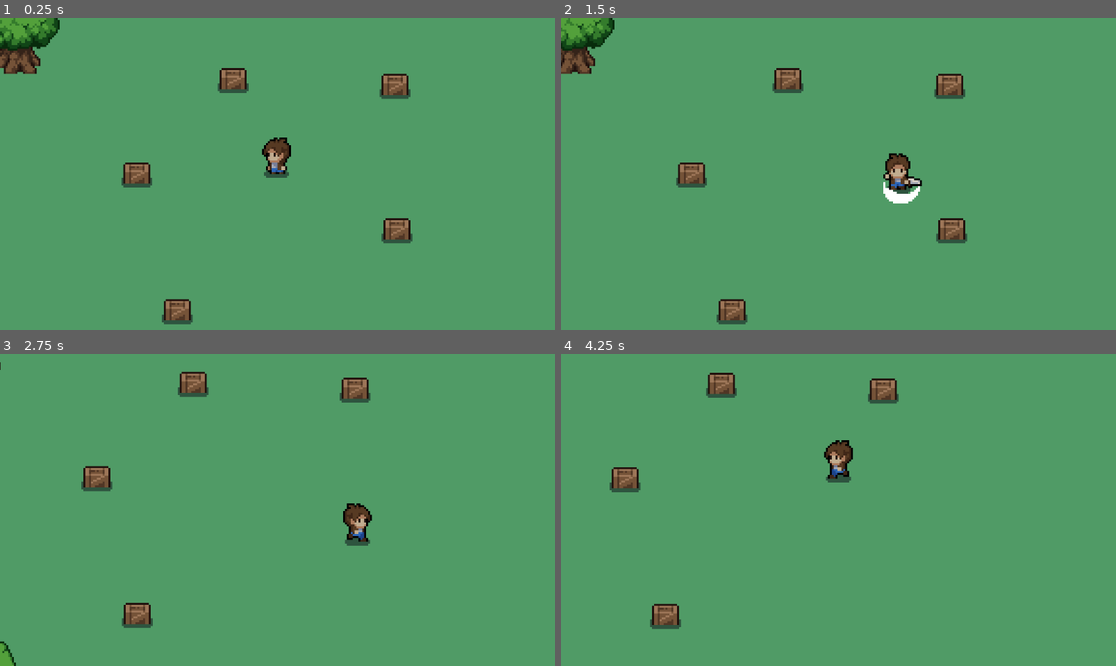
Above: before the commit, frames 1-4 (two rows, left to right).
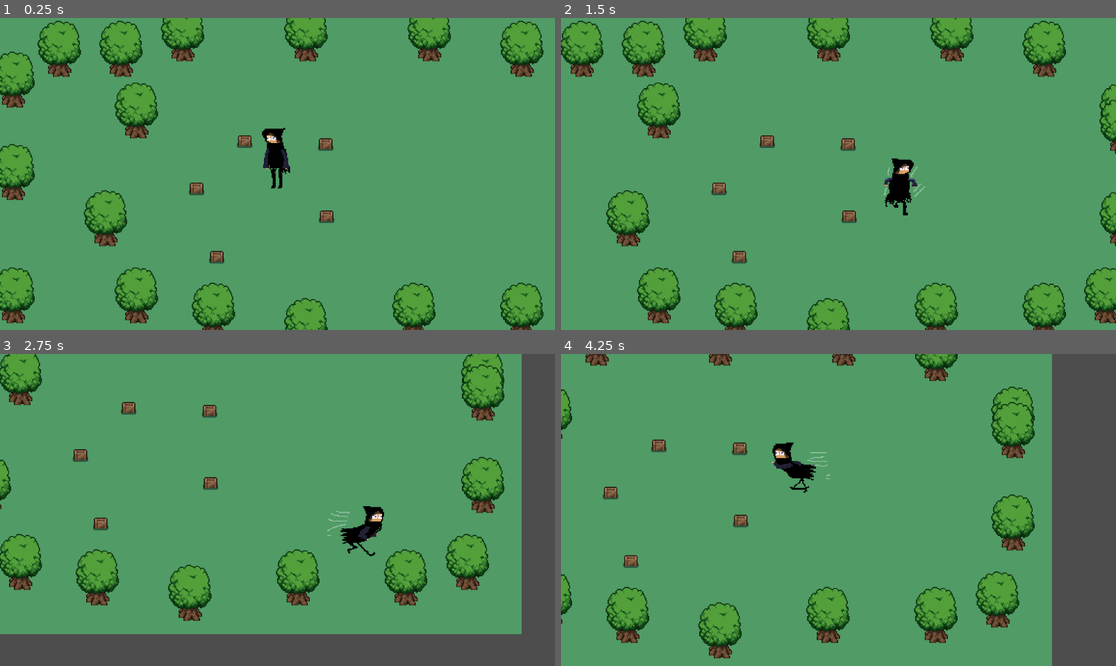
Above: after the commit, the same moments.

Repository: Powerkrieger/gmtk25
Game: Godot game, scene res://scenes/world_2d.tscn
The game is run twice, just before and just after one commit, with the same random seed, the same clock (stepped at 60 frames per second) and the same inputs.
Inputs (mouse positions are in pixels of both pictures, inside the frame that each line leads up to):
- Up to frame 1 (0.25 s): no input
- Up to frame 2 (1.5 s): move the mouse to (960, 158) at 0.52 s; hold D (right) 0.53-1.28 s; click (960, 158) at 0.6 s; move the mouse to (727, 189) at 1.27 s; hold S (down) from 1.28 s (still down); click (727, 189) at 1.35 s
- Up to frame 3 (2.75 s): move the mouse to (333, 441) at 2.02 s; release S (down) at 2.03 s; hold D (right) from 2.03 s (still down); click (333, 441) at 2.1 s
- Up to frame 4 (4.25 s): move the mouse to (810, 572) at 2.77 s; release D (right) at 2.78 s; hold W (up) 2.78-3.53 s; click (810, 572) at 2.85 s; move the mouse to (1005, 556) at 3.52 s; hold A (left) from 3.53 s (still down); click (1005, 556) at 3.6 s

The runs differ from the first frame. In frame 1, 19% of the frame differs, in the area x 0-98%, y 0-100%; in frame 2, 17%; in frame 3, 29%, in the area x 0-100%, y 0-100%; in frame 4, 24%.

Commit message:
implement jazz-player, change project icon

Diff:
--- a/project.godot
+++ b/project.godot
@@ -13,7 +13,7 @@
 config/name="gmtk25"
 run/main_scene="uid://k0oj378ejinx"
 config/features=PackedStringArray("4.4", "GL Compatibility")
-config/icon="res://icon.svg"
+config/icon="uid://cun5ki126fvde"
 
 [file_customization]
 
--- /dev/null
+++ b/scenes/player-jazz.tscn
@@ -0,0 +1,438 @@
+[gd_scene load_steps=34 format=3 uid="uid://bd7s1mrn3rxai"]
+
+[ext_resource type="Script" uid="uid://doc44pfdwesyh" path="res://scripts/player-jazz.gd" id="1_6ocmt"]
+[ext_resource type="Texture2D" uid="uid://cawxbdgqckngh" path="res://assets/characters/Yazar-Player.png" id="2_6ocmt"]
+[ext_resource type="PackedScene" uid="uid://dwah8aoy0puwv" path="res://scenes/hitbox.tscn" id="3_oyl5s"]
+
+[sub_resource type="Animation" id="Animation_qhqgy"]
+length = 0.001
+tracks/0/type = "value"
+tracks/0/imported = false
+tracks/0/enabled = true
+tracks/0/path = NodePath("Sprite2D:frame")
+tracks/0/interp = 1
+tracks/0/loop_wrap = true
+tracks/0/keys = {
+"times": PackedFloat32Array(0),
+"transitions": PackedFloat32Array(1),
+"update": 1,
+"values": [0]
+}
+tracks/1/type = "value"
+tracks/1/imported = false
+tracks/1/enabled = true
+tracks/1/path = NodePath("Sprite2D:flip_h")
+tracks/1/interp = 1
+tracks/1/loop_wrap = true
+tracks/1/keys = {
+"times": PackedFloat32Array(0),
+"transitions": PackedFloat32Array(1),
+"update": 1,
+"values": [false]
+}
+tracks/2/type = "value"
+tracks/2/imported = false
+tracks/2/enabled = true
+tracks/2/path = NodePath("HitboxPivot:rotation")
+tracks/2/interp = 1
+tracks/2/loop_wrap = true
+tracks/2/keys = {
+"times": PackedFloat32Array(0),
+"transitions": PackedFloat32Array(1),
+"update": 0,
+"values": [1.5708]
+}
+tracks/3/type = "value"
+tracks/3/imported = false
+tracks/3/enabled = true
+tracks/3/path = NodePath("HitboxPivot/Hitbox/CollisionShape2D:disabled")
+tracks/3/interp = 1
+tracks/3/loop_wrap = true
+tracks/3/keys = {
+"times": PackedFloat32Array(0),
+"transitions": PackedFloat32Array(1),
+"update": 1,
+"values": [true]
+}
+
+[sub_resource type="Animation" id="Animation_2y6s8"]
+resource_name = "idle_left"
+length = 1.2
+loop_mode = 1
+step = 0.1
+tracks/0/type = "value"
+tracks/0/imported = false
+tracks/0/enabled = true
+tracks/0/path = NodePath("Sprite2D:frame")
+tracks/0/interp = 1
+tracks/0/loop_wrap = true
+tracks/0/keys = {
+"times": PackedFloat32Array(0, 0.1, 0.2, 0.3, 0.4, 0.5, 0.6, 0.7, 0.8, 0.9, 1),
+"transitions": PackedFloat32Array(1, 1, 1, 1, 1, 1, 1, 1, 1, 1, 1),
+"update": 1,
+"values": [0, 1, 2, 3, 4, 5, 6, 7, 8, 9, 11]
+}
+tracks/1/type = "value"
+tracks/1/imported = false
+tracks/1/enabled = true
+tracks/1/path = NodePath("Sprite2D:flip_h")
+tracks/1/interp = 1
+tracks/1/loop_wrap = true
+tracks/1/keys = {
+"times": PackedFloat32Array(0),
+"transitions": PackedFloat32Array(1),
+"update": 1,
+"values": [true]
+}
+
+[sub_resource type="Animation" id="Animation_hcv27"]
+resource_name = "idle_right"
+length = 1.2
+loop_mode = 1
+step = 0.1
+tracks/0/type = "value"
+tracks/0/imported = false
+tracks/0/enabled = true
+tracks/0/path = NodePath("Sprite2D:frame")
+tracks/0/interp = 1
+tracks/0/loop_wrap = true
+tracks/0/keys = {
+"times": PackedFloat32Array(0, 0.1, 0.2, 0.3, 0.4, 0.5, 0.6, 0.7, 0.8, 0.9, 1),
+"transitions": PackedFloat32Array(1, 1, 1, 1, 1, 1, 1, 1, 1, 1, 1),
+"update": 1,
+"values": [0, 1, 2, 3, 4, 5, 6, 7, 8, 9, 11]
+}
+tracks/1/type = "value"
+tracks/1/imported = false
+tracks/1/enabled = true
+tracks/1/path = NodePath("Sprite2D:flip_h")
+tracks/1/interp = 1
+tracks/1/loop_wrap = true
+tracks/1/keys = {
+"times": PackedFloat32Array(0),
+"transitions": PackedFloat32Array(1),
+"update": 1,
+"values": [false]
+}
+
+[sub_resource type="Animation" id="Animation_6ocmt"]
+resource_name = "idle_up"
+length = 0.5
+loop_mode = 1
+step = 0.1
+tracks/0/type = "value"
+tracks/0/imported = false
+tracks/0/enabled = true
+tracks/0/path = NodePath("Sprite2D:frame")
+tracks/0/interp = 1
+tracks/0/loop_wrap = true
+tracks/0/keys = {
+"times": PackedFloat32Array(0, 0.1, 0.2, 0.3, 0.4),
+"transitions": PackedFloat32Array(1, 1, 1, 1, 1),
+"update": 1,
+"values": [33, 34, 35, 36, 37]
+}
+tracks/1/type = "value"
+tracks/1/imported = false
+tracks/1/enabled = true
+tracks/1/path = NodePath("Sprite2D:flip_h")
+tracks/1/interp = 1
+tracks/1/loop_wrap = true
+tracks/1/keys = {
+"times": PackedFloat32Array(0),
+"transitions": PackedFloat32Array(1),
+"update": 1,
+"values": [false]
+}
+
+[sub_resource type="Animation" id="Animation_06mvk"]
+resource_name = "run_down"
+length = 0.5
+loop_mode = 1
+step = 0.1
+tracks/0/type = "value"
+tracks/0/imported = false
+tracks/0/enabled = true
+tracks/0/path = NodePath("Sprite2D:frame")
+tracks/0/interp = 1
+tracks/0/loop_wrap = true
+tracks/0/keys = {
+"times": PackedFloat32Array(0, 0.1, 0.2, 0.3, 0.4),
+"transitions": PackedFloat32Array(1, 1, 1, 1, 1),
+"update": 1,
+"values": [28, 29, 30, 31, 32]
+}
+
+[sub_resource type="Animation" id="Animation_frn8q"]
+resource_name = "run_left"
+length = 0.7
+loop_mode = 1
+step = 0.1
+tracks/0/type = "value"
+tracks/0/imported = false
+tracks/0/enabled = true
+tracks/0/path = NodePath("Sprite2D:frame")
+tracks/0/interp = 1
+tracks/0/loop_wrap = true
+tracks/0/keys = {
+"times": PackedFloat32Array(0, 0.1, 0.2, 0.3, 0.4, 0.5, 0.6),
+"transitions": PackedFloat32Array(1, 1, 1, 1, 1, 1, 1),
+"update": 1,
+"values": [17, 18, 19, 20, 21, 22, 23]
+}
+tracks/1/type = "value"
+tracks/1/imported = false
+tracks/1/enabled = true
+tracks/1/path = NodePath("Sprite2D:flip_h")
+tracks/1/interp = 1
+tracks/1/loop_wrap = true
+tracks/1/keys = {
+"times": PackedFloat32Array(0),
+"transitions": PackedFloat32Array(1),
+"update": 1,
+"values": [true]
+}
+
+[sub_resource type="Animation" id="Animation_kyfx2"]
+resource_name = "run_right"
+length = 0.7
+loop_mode = 1
+step = 0.1
+tracks/0/type = "value"
+tracks/0/imported = false
+tracks/0/enabled = true
+tracks/0/path = NodePath("Sprite2D:frame")
+tracks/0/interp = 1
+tracks/0/loop_wrap = true
+tracks/0/keys = {
+"times": PackedFloat32Array(0, 0.1, 0.2, 0.3, 0.4, 0.5, 0.6),
+"transitions": PackedFloat32Array(1, 1, 1, 1, 1, 1, 1),
+"update": 1,
+"values": [17, 18, 19, 20, 21, 22, 23]
+}
+tracks/1/type = "value"
+tracks/1/imported = false
+tracks/1/enabled = true
+tracks/1/path = NodePath("Sprite2D:flip_h")
+tracks/1/interp = 1
+tracks/1/loop_wrap = true
+tracks/1/keys = {
+"times": PackedFloat32Array(0),
+"transitions": PackedFloat32Array(1),
+"update": 1,
+"values": [false]
+}
+
+[sub_resource type="Animation" id="Animation_k6jqs"]
+resource_name = "run_up"
+length = 0.5
+loop_mode = 1
+step = 0.1
+tracks/0/type = "value"
+tracks/0/imported = false
+tracks/0/enabled = true
+tracks/0/path = NodePath("Sprite2D:frame")
+tracks/0/interp = 1
+tracks/0/loop_wrap = true
+tracks/0/keys = {
+"times": PackedFloat32Array(0, 0.1, 0.2, 0.3, 0.4),
+"transitions": PackedFloat32Array(1, 1, 1, 1, 1),
+"update": 1,
+"values": [38, 39, 40, 41, 42]
+}
+tracks/1/type = "value"
+tracks/1/imported = false
+tracks/1/enabled = true
+tracks/1/path = NodePath("Sprite2D:flip_h")
+tracks/1/interp = 1
+tracks/1/loop_wrap = true
+tracks/1/keys = {
+"times": PackedFloat32Array(0),
+"transitions": PackedFloat32Array(1),
+"update": 1,
+"values": [false]
+}
+
+[sub_resource type="Animation" id="Animation_7k8sr"]
+resource_name = "run_up_left"
+length = 0.5
+loop_mode = 1
+step = 0.1
+tracks/0/type = "value"
+tracks/0/imported = false
+tracks/0/enabled = true
+tracks/0/path = NodePath("Sprite2D:frame")
+tracks/0/interp = 1
+tracks/0/loop_wrap = true
+tracks/0/keys = {
+"times": PackedFloat32Array(0, 0.1, 0.2, 0.3, 0.4),
+"transitions": PackedFloat32Array(1, 1, 1, 1, 1),
+"update": 1,
+"values": [38, 39, 40, 41, 42]
+}
+tracks/1/type = "value"
+tracks/1/imported = false
+tracks/1/enabled = true
+tracks/1/path = NodePath("Sprite2D:flip_h")
+tracks/1/interp = 1
+tracks/1/loop_wrap = true
+tracks/1/keys = {
+"times": PackedFloat32Array(0),
+"transitions": PackedFloat32Array(1),
+"update": 1,
+"values": [true]
+}
+
+[sub_resource type="Animation" id="Animation_oyl5s"]
+resource_name = "start_run_side"
+step = 0.1
+
+[sub_resource type="AnimationLibrary" id="AnimationLibrary_dqkch"]
+_data = {
+&"RESET": SubResource("Animation_qhqgy"),
+&"idle_left": SubResource("Animation_2y6s8"),
+&"idle_right": SubResource("Animation_hcv27"),
+&"idle_up": SubResource("Animation_6ocmt"),
+&"run_down": SubResource("Animation_06mvk"),
+&"run_left": SubResource("Animation_frn8q"),
+&"run_right": SubResource("Animation_kyfx2"),
+&"run_up": SubResource("Animation_k6jqs"),
+&"run_up_left": SubResource("Animation_7k8sr"),
+&"start_run_side": SubResource("Animation_oyl5s")
+}
+
+[sub_resource type="AnimationNodeAnimation" id="AnimationNodeAnimation_d07kn"]
+animation = &"idle_up"
+
+[sub_resource type="AnimationNodeAnimation" id="AnimationNodeAnimation_titov"]
+animation = &"idle_left"
+
+[sub_resource type="AnimationNodeAnimation" id="AnimationNodeAnimation_v4txs"]
+animation = &"idle_right"
+
+[sub_resource type="AnimationNodeBlendSpace2D" id="AnimationNodeBlendSpace2D_tuyoq"]
+blend_point_0/node = SubResource("AnimationNodeAnimation_d07kn")
+blend_point_0/pos = Vector2(0, -1)
+blend_point_1/node = SubResource("AnimationNodeAnimation_titov")
+blend_point_1/pos = Vector2(-1, 0)
+blend_point_2/node = SubResource("AnimationNodeAnimation_v4txs")
+blend_point_2/pos = Vector2(1, 0)
+blend_mode = 1
+
+[sub_resource type="AnimationNodeAnimation" id="AnimationNodeAnimation_tuyoq"]
+animation = &"run_down"
+
+[sub_resource type="AnimationNodeAnimation" id="AnimationNodeAnimation_fjrip"]
+animation = &"run_right"
+
+[sub_resource type="AnimationNodeAnimation" id="AnimationNodeAnimation_smehm"]
+animation = &"run_up"
+
+[sub_resource type="AnimationNodeAnimation" id="AnimationNodeAnimation_ur7pv"]
+animation = &"run_left"
+
+[sub_resource type="AnimationNodeAnimation" id="AnimationNodeAnimation_6ocmt"]
+animation = &"run_up_left"
+
+[sub_resource type="AnimationNodeBlendSpace2D" id="AnimationNodeBlendSpace2D_d2wvv"]
+blend_point_0/node = SubResource("AnimationNodeAnimation_tuyoq")
+blend_point_0/pos = Vector2(0, 1)
+blend_point_1/node = SubResource("AnimationNodeAnimation_fjrip")
+blend_point_1/pos = Vector2(0.8, 0)
+blend_point_2/node = SubResource("AnimationNodeAnimation_smehm")
+blend_point_2/pos = Vector2(0.1, -1)
+blend_point_3/node = SubResource("AnimationNodeAnimation_ur7pv")
+blend_point_3/pos = Vector2(-0.8, 0)
+blend_point_4/node = SubResource("AnimationNodeAnimation_6ocmt")
+blend_point_4/pos = Vector2(-0.1, -1)
+blend_mode = 1
+
+[sub_resource type="AnimationNodeStateMachineTransition" id="AnimationNodeStateMachineTransition_3v2ag"]
+advance_mode = 2
+
+[sub_resource type="AnimationNodeStateMachineTransition" id="AnimationNodeStateMachineTransition_g2els"]
+advance_mode = 2
+advance_expression = "input_dir.length() > 0"
+
+[sub_resource type="AnimationNodeStateMachineTransition" id="AnimationNodeStateMachineTransition_qhqgy"]
+advance_mode = 2
+advance_expression = "input_dir.length() == 0.0"
+
+[sub_resource type="AnimationNodeStateMachine" id="AnimationNodeStateMachine_f1ej7"]
+states/IdleState/node = SubResource("AnimationNodeBlendSpace2D_tuyoq")
+states/IdleState/position = Vector2(473, 100)
+states/WalkState/node = SubResource("AnimationNodeBlendSpace2D_d2wvv")
+states/WalkState/position = Vector2(473, 193)
+transitions = ["Start", "IdleState", SubResource("AnimationNodeStateMachineTransition_3v2ag"), "IdleState", "WalkState", SubResource("AnimationNodeStateMachineTransition_g2els"), "WalkState", "IdleState", SubResource("AnimationNodeStateMachineTransition_qhqgy")]
+
+[sub_resource type="AnimationNodeStateMachineTransition" id="AnimationNodeStateMachineTransition_oprun"]
+advance_mode = 2
+
+[sub_resource type="AnimationNodeStateMachine" id="AnimationNodeStateMachine_a8ls1"]
+states/MoveState/node = SubResource("AnimationNodeStateMachine_f1ej7")
+states/MoveState/position = Vector2(401, 100)
+transitions = ["Start", "MoveState", SubResource("AnimationNodeStateMachineTransition_oprun")]
+graph_offset = Vector2(-5, 25)
+
+[sub_resource type="AnimationNodeBlendTree" id="AnimationNodeBlendTree_qfm1y"]
+nodes/StateMachine/node = SubResource("AnimationNodeStateMachine_a8ls1")
+nodes/StateMachine/position = Vector2(-20, 120)
+nodes/output/position = Vector2(300, 140)
+node_connections = [&"output", 0, &"StateMachine"]
+
+[sub_resource type="CircleShape2D" id="CircleShape2D_3vyb7"]
+radius = 5.0
+
+[sub_resource type="CapsuleShape2D" id="CapsuleShape2D_dqkch"]
+radius = 8.0
+height = 22.0
+
+[node name="Player-Jazz" type="CharacterBody2D"]
+collision_layer = 4
+collision_mask = 15
+motion_mode = 1
+script = ExtResource("1_6ocmt")
+
+[node name="Sprite2D" type="Sprite2D" parent="."]
+position = Vector2(0, -17)
+texture = ExtResource("2_6ocmt")
+hframes = 43
+
+[node name="AnimationPlayer" type="AnimationPlayer" parent="."]
+libraries = {
+&"": SubResource("AnimationLibrary_dqkch")
+}
+
+[node name="AnimationTree" type="AnimationTree" parent="."]
+tree_root = SubResource("AnimationNodeBlendTree_qfm1y")
+advance_expression_base_node = NodePath("..")
+anim_player = NodePath("../AnimationPlayer")
+parameters/StateMachine/MoveState/IdleState/blend_position = Vector2(-0.112903, -0.0460526)
+parameters/StateMachine/MoveState/WalkState/blend_position = Vector2(-0.00358421, 0.414474)
+
+[node name="CollisionShape2D" type="CollisionShape2D" parent="."]
+position = Vector2(0, -5)
+shape = SubResource("CircleShape2D_3vyb7")
+
+[node name="Camera2D" type="Camera2D" parent="."]
+zoom = Vector2(2, 2)
+process_callback = 0
+limit_top = 0
+position_smoothing_enabled = true
+drag_horizontal_enabled = true
+drag_vertical_enabled = true
+
+[node name="HitboxPivot" type="Node2D" parent="."]
+position = Vector2(0, -5)
+rotation = 1.5708
+
+[node name="Hitbox" parent="HitboxPivot" instance=ExtResource("3_oyl5s")]
+position = Vector2(0, 5)
+collision_layer = 32
+
+[node name="CollisionShape2D" parent="HitboxPivot/Hitbox" index="0"]
+position = Vector2(0, -16)
+shape = SubResource("CapsuleShape2D_dqkch")
+disabled = true
+
+[editable path="HitboxPivot/Hitbox"]
--- a/scenes/world_2d.tscn
+++ b/scenes/world_2d.tscn
@@ -1,6 +1,6 @@
 [gd_scene load_steps=12 format=4 uid="uid://k0oj378ejinx"]
 
-[ext_resource type="PackedScene" uid="uid://db76s2dwxipbe" path="res://scenes/player.tscn" id="1_pneyj"]
+[ext_resource type="PackedScene" uid="uid://bd7s1mrn3rxai" path="res://scenes/player-jazz.tscn" id="2_3ttry"]
 [ext_resource type="Texture2D" uid="uid://6grriebqfvtu" path="res://assets/tilesets/plains.png" id="2_6cuhj"]
 [ext_resource type="Texture2D" uid="uid://rvbya6bogudo" path="res://assets/tilesets/grass.png" id="3_vydw8"]
 [ext_resource type="Texture2D" uid="uid://d4g0mksnqawhm" path="res://assets/objects/objects.png" id="4_3ttry"]
@@ -270,11 +270,8 @@
 [node name="World2D" type="Node2D"]
 y_sort_enabled = true
 
-[node name="Player" parent="." instance=ExtResource("1_pneyj")]
-z_index = 1
-y_sort_enabled = true
-position = Vector2(271, 182)
-collision_layer = 5
+[node name="Player2" parent="." instance=ExtResource("2_3ttry")]
+position = Vector2(282, 167)
 
 [node name="Crate" parent="." instance=ExtResource("5_vydw8")]
 y_sort_enabled = true
--- /dev/null
+++ b/scripts/player-jazz.gd
@@ -0,0 +1,26 @@
+extends CharacterBody2D
+
+const SPEED: int = 140
+var input_dir: Vector2 = Vector2.ZERO
+@onready var animation_tree: AnimationTree = $AnimationTree
+@onready var playback: AnimationNodeStateMachinePlayback = animation_tree.get("parameters/StateMachine/playback")
+
+
+func _physics_process(delta):
+	var state = playback.get_current_node()
+	match state:
+		"MoveState": move_state(delta)
+		#"AttackState": pass
+
+func move_state(_delta) -> void:
+	input_dir = Input.get_vector("left","right","up","down")
+	if input_dir:
+		velocity = input_dir * SPEED
+		animation_tree.set("parameters/StateMachine/MoveState/WalkState/blend_position", input_dir)
+		animation_tree.set("parameters/StateMachine/MoveState/IdleState/blend_position", input_dir)
+		#animation_tree.set("parameters/StateMachine/AttackState/blend_position", input_dir)
+	else:
+		velocity = Vector2.ZERO
+	#if Input.is_action_just_pressed("attack"):
+	#	playback.travel("AttackState")
+	move_and_slide()
Binary file added: Icon.png
Not shown, added: Icon.png.import
Not shown, added: assets/characters/Yazar-Player.png.import
Not shown, added: scripts/player-jazz.gd.uid
